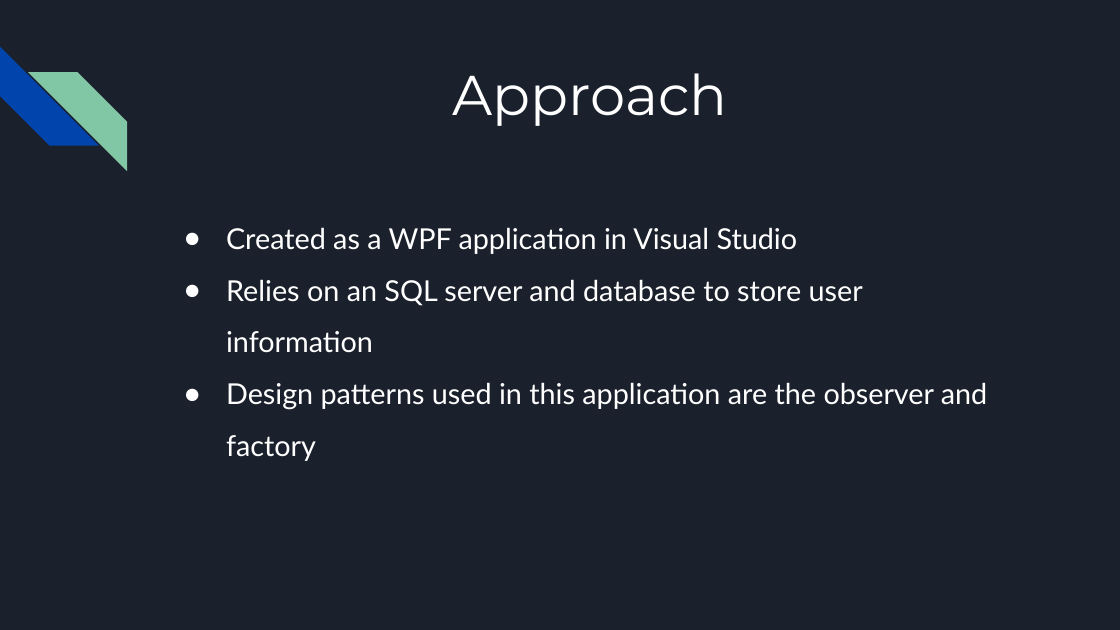
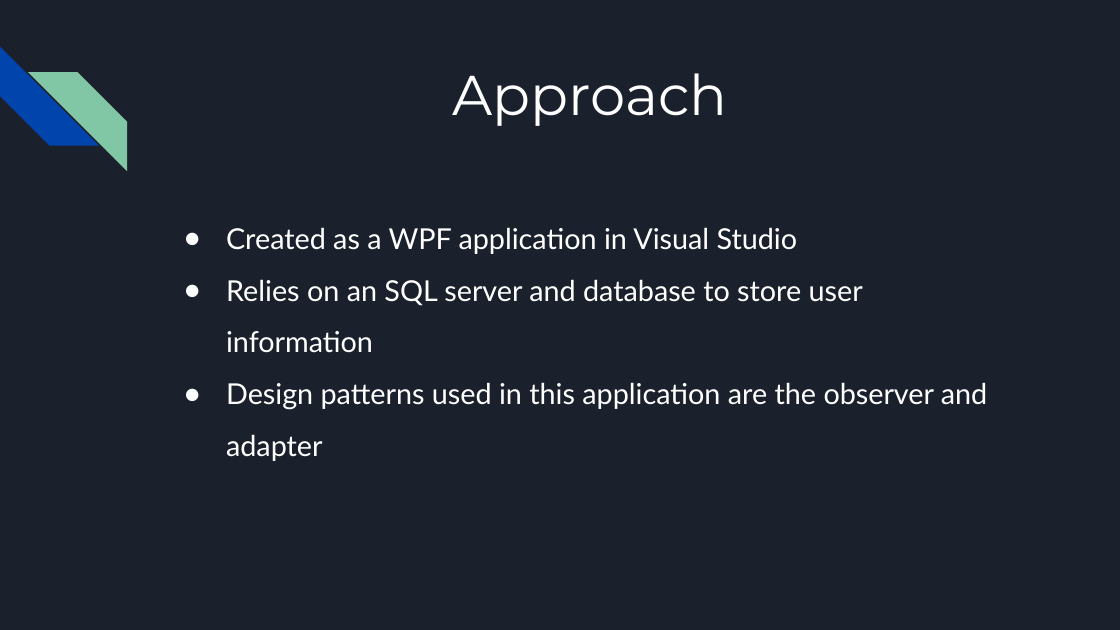
Before and after one commit to aardalde/CSCI-352-Semester-Project, a slide deck: slide 3 of Project-Presentation/Productive Product Manager.pptx. Drawn at 1120x630 pixels with LibreOffice and Linux fonts; fonts in the diff are those of the drawing. Boxes give left, top, right and bottom in pixels: in the first picture for what was removed or moved away, otherwise in the second. Text is boxed around its words. In the diff, an @@ line names an element or a change of style, - is before the commit and + after.

```diff
--- a/Project-Presentation/Productive Product Manager.pptx
+++ b/Project-Presentation/Productive Product Manager.pptx
@@ text at [226,382,987,461]: text changed @@
-● Design patterns used in this application are the observer and factory
+● Design patterns used in this application are the observer and adapter
```
Also in this commit, not shown: 2 other slides changed.
